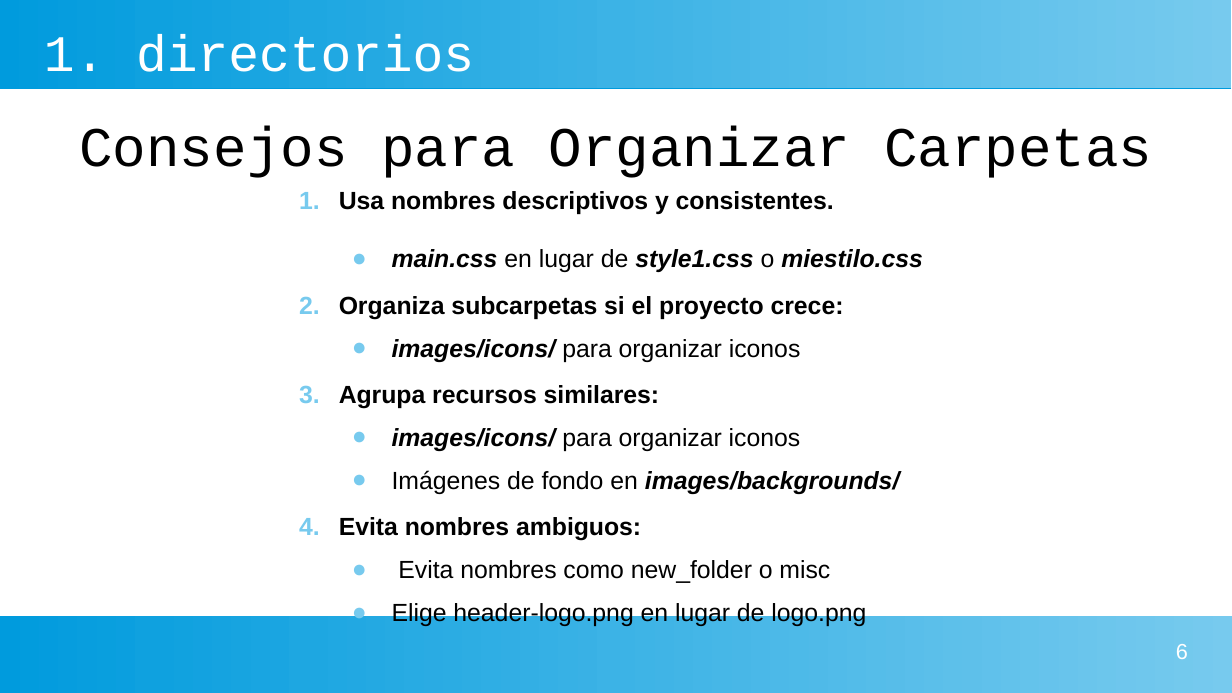
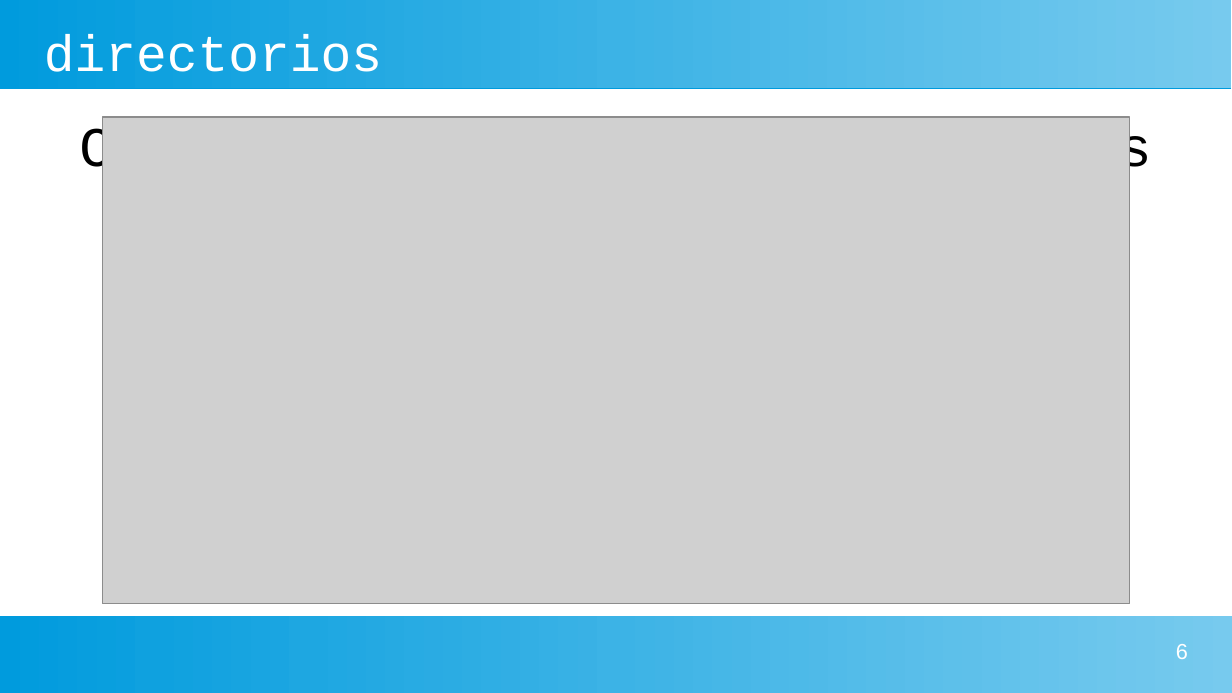
Before and after one commit to gaizkamg/HTML-CSS-Entregable, a slide deck: slide 6 of Presentacion/Directorios.odp. Drawn at 1232x693 pixels with LibreOffice and Linux fonts; fonts in the diff are those of the drawing; grey boxes stand for pictures. Boxes give left, top, right and bottom in pixels: in the first picture for what was removed or moved away, otherwise in the second. Text is boxed around its words. In the diff, an @@ line names an element or a change of style, - is before the commit and + after.

```diff
--- a/Presentacion/Directorios.odp
+++ b/Presentacion/Directorios.odp
@@ title at <box>44,34,382,72</box>: text changed @@
-1. directorios
+directorios
@@ picture added at <box>102,117,1130,605</box> @@
@@ text removed at <box>339,191,923,626</box> @@
-1. Usa nombres descriptivos y consistentes.
-  ● main.css en lugar de style1.css o miestilo.css
-2. Organiza subcarpetas si el proyecto crece:
-  ● images/icons/ para organizar iconos
-3. Agrupa recursos similares:
-  ● images/icons/ para organizar iconos
-  ● Imágenes de fondo en images/backgrounds/
-4. Evita nombres ambiguos:
-  ● Evita nombres como new_folder o misc
-  ● Elige header-logo.png en lugar de logo.png
```
Also in this commit, not shown: 8 other slides changed, 1 slide removed, 5 other files.
